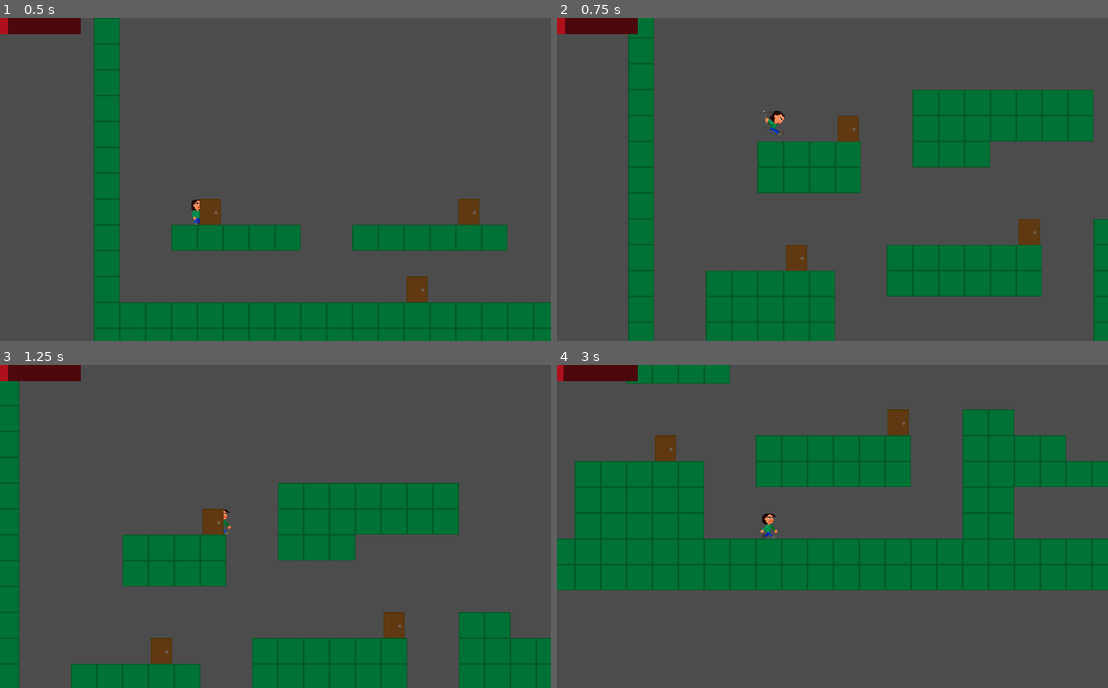
Above: before the commit, frames 1-4 (two rows, left to right).
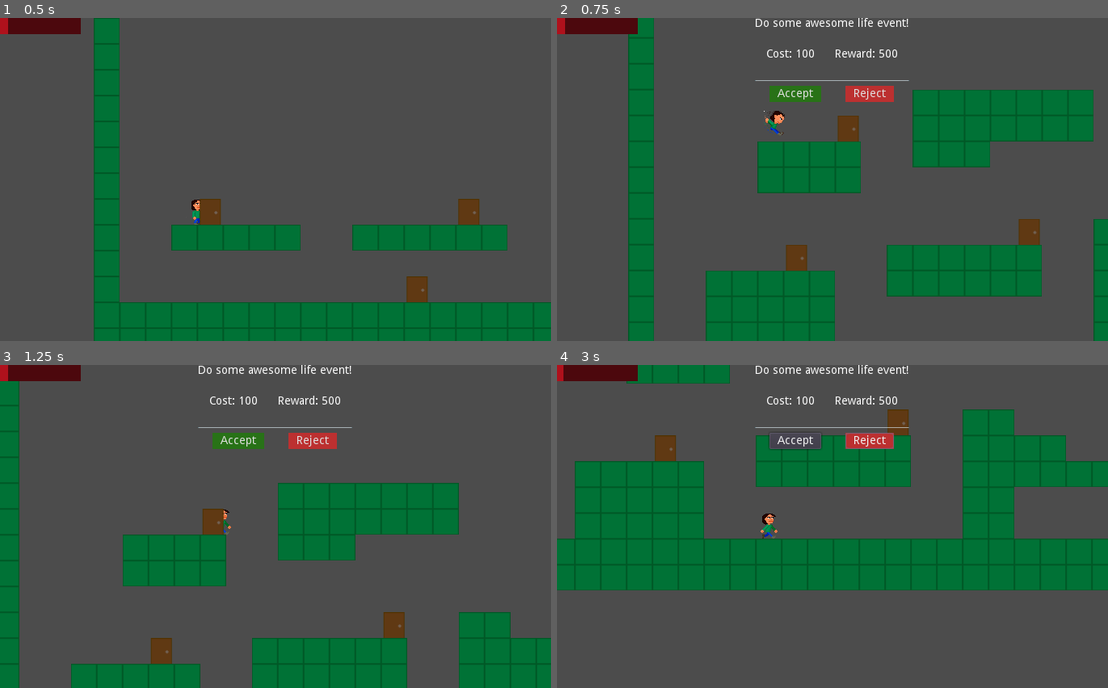
Above: after the commit, the same moments.

Repository: Jantho1990/ld44-janus
Game: Godot game, scene res://screens/MainGame.tscn
Same seed, same stepped clock (60 frames per second), same inputs: the game is played once before the commit and once after it.
Inputs (mouse positions are in pixels of both pictures, inside the frame that each line leads up to):
- Up to frame 1 (0.5 s): no input
- Up to frame 2 (0.75 s): tap Enter (ui_accept) at 0.5 s; hold Right (ui_right) from 0.53 s (still down); tap E (interact) at 0.6 s
- Up to frame 3 (1.25 s): keep holding Right (ui_right); tap Enter (ui_accept) at 0.77 s
- Up to frame 4 (3 s): release Right (ui_right) at 1.25 s; click (793, 442) at 1.25 s, where only the run after the commit has a clickable "Accept"; click (793, 442) at 2 s, where only the run after the commit has a clickable "Accept"; hold Right (ui_right) from 2.78 s (still down); tap E (interact) at 2.85 s

Frame 1 is identical in both runs. In frame 2, 1.5% of the frame differs, in the area x 35-64%, y 0-26%; in frame 3, 1.5%; in frame 4, 1.5%.

Commit message:
life event text from file is now displayed in the life event scene on display

Diff:
--- a/screens/MainGame.tscn
+++ b/screens/MainGame.tscn
@@ -2,10 +2,10 @@
 
 [ext_resource path="res://screens/MainGame.gd" type="Script" id=1]
 [ext_resource path="res://ui/LifeBar.tscn" type="PackedScene" id=2]
-[ext_resource path="res://maps/WorldMap.gd" type="Script" id=3]
-[ext_resource path="res://entities/player/Player.tscn" type="PackedScene" id=4]
-[ext_resource path="res://scripts/PassageOfTime.gd" type="Script" id=5]
-[ext_resource path="res://systems/life_events/LifeEventsHandler.tscn" type="PackedScene" id=6]
+[ext_resource path="res://systems/life_events/LifeEventsHandler.tscn" type="PackedScene" id=3]
+[ext_resource path="res://maps/WorldMap.gd" type="Script" id=4]
+[ext_resource path="res://entities/player/Player.tscn" type="PackedScene" id=5]
+[ext_resource path="res://scripts/PassageOfTime.gd" type="Script" id=6]
 
 [node name="MainGame" type="Node"]
 script = ExtResource( 1 )
@@ -14,17 +14,17 @@
 
 [node name="LifeBar" parent="InterfaceLayer" instance=ExtResource( 2 )]
 
+[node name="LifeEventsHandler" parent="InterfaceLayer" instance=ExtResource( 3 )]
+
 [node name="WorldMap" type="Node" parent="."]
-script = ExtResource( 3 )
+script = ExtResource( 4 )
 maps = [ "res://maps/test/TestMap1.tscn", "res://maps/test/TestMap2.tscn" ]
 
-[node name="Player" parent="WorldMap" instance=ExtResource( 4 )]
+[node name="Player" parent="WorldMap" instance=ExtResource( 5 )]
 
 [node name="PassageOfTime" type="Timer" parent="."]
 wait_time = 1.5
 autostart = true
-script = ExtResource( 5 )
-
-[node name="LifeEventsHandler" parent="." instance=ExtResource( 6 )]
+script = ExtResource( 6 )
 
 [connection signal="timeout" from="PassageOfTime" to="PassageOfTime" method="_on_PassageOfTime_timeout"]
--- a/systems/life_events/LifeEvent.gd
+++ b/systems/life_events/LifeEvent.gd
@@ -1,5 +1,17 @@
 extends Control
+
+###
+# Onready Properties
+###
+onready var text_value = $MarginContainer/CenterContainer/VBoxContainer/TextValue
+onready var cost_value = $MarginContainer/CenterContainer/VBoxContainer/MarginContainer/HBoxContainer/CostContainer/CostValue
+onready var reward_value = $MarginContainer/CenterContainer/VBoxContainer/MarginContainer/HBoxContainer/RewardContainer/RewardValue
 
 export(int) var cost = 200
 export(int) var reward = 1000
 export(String) var text = "Your message goes here."
+
+func _ready():
+	text_value.text = text
+	cost_value.text = String(cost)
+	reward_value.text = String(reward)
--- a/systems/life_events/LifeEvent.tscn
+++ b/systems/life_events/LifeEvent.tscn
@@ -29,58 +29,88 @@
 
 [node name="CenterContainer" type="CenterContainer" parent="MarginContainer"]
 margin_right = 682.0
+margin_bottom = 121.0
+
+[node name="VBoxContainer" type="VBoxContainer" parent="MarginContainer/CenterContainer"]
+margin_left = 245.0
+margin_top = 8.0
+margin_right = 437.0
 margin_bottom = 112.0
 
-[node name="VBoxContainer" type="VBoxContainer" parent="MarginContainer/CenterContainer"]
-margin_left = 243.0
-margin_top = 24.0
-margin_right = 438.0
-margin_bottom = 88.0
-
-[node name="Label" type="Label" parent="MarginContainer/CenterContainer/VBoxContainer"]
-margin_right = 195.0
+[node name="TextValue" type="Label" parent="MarginContainer/CenterContainer/VBoxContainer"]
+margin_right = 192.0
 margin_bottom = 14.0
 text = "You did some awesome thing!"
 valign = 1
 
-[node name="CostsRewards" type="HBoxContainer" parent="MarginContainer/CenterContainer/VBoxContainer"]
+[node name="MarginContainer" type="MarginContainer" parent="MarginContainer/CenterContainer/VBoxContainer"]
 margin_top = 18.0
-margin_right = 195.0
-margin_bottom = 32.0
+margin_right = 192.0
+margin_bottom = 72.0
+custom_constants/margin_top = 20
+custom_constants/margin_bottom = 20
 
-[node name="Cost" type="Label" parent="MarginContainer/CenterContainer/VBoxContainer/CostsRewards"]
-margin_right = 78.0
+[node name="HBoxContainer" type="HBoxContainer" parent="MarginContainer/CenterContainer/VBoxContainer/MarginContainer"]
+margin_top = 20.0
+margin_right = 192.0
+margin_bottom = 34.0
+custom_constants/separation = 25
+alignment = 1
+
+[node name="CostContainer" type="HBoxContainer" parent="MarginContainer/CenterContainer/VBoxContainer/MarginContainer/HBoxContainer"]
+margin_left = 10.0
+margin_right = 70.0
 margin_bottom = 14.0
-text = "Pay 400 life."
 
-[node name="Reward" type="Label" parent="MarginContainer/CenterContainer/VBoxContainer/CostsRewards"]
-margin_left = 82.0
-margin_right = 195.0
+[node name="CostLabel" type="Label" parent="MarginContainer/CenterContainer/VBoxContainer/MarginContainer/HBoxContainer/CostContainer"]
+margin_right = 32.0
 margin_bottom = 14.0
-text = "Gain 1000 points."
+text = "Cost:"
+
+[node name="CostValue" type="Label" parent="MarginContainer/CenterContainer/VBoxContainer/MarginContainer/HBoxContainer/CostContainer"]
+margin_left = 36.0
+margin_right = 60.0
+margin_bottom = 14.0
+text = "400"
+
+[node name="RewardContainer" type="HBoxContainer" parent="MarginContainer/CenterContainer/VBoxContainer/MarginContainer/HBoxContainer"]
+margin_left = 95.0
+margin_right = 181.0
+margin_bottom = 14.0
+
+[node name="RewardLabel" type="Label" parent="MarginContainer/CenterContainer/VBoxContainer/MarginContainer/HBoxContainer/RewardContainer"]
+margin_right = 50.0
+margin_bottom = 14.0
+text = "Reward:"
+
+[node name="RewardValue" type="Label" parent="MarginContainer/CenterContainer/VBoxContainer/MarginContainer/HBoxContainer/RewardContainer"]
+margin_left = 54.0
+margin_right = 86.0
+margin_bottom = 14.0
+text = "1000"
 
 [node name="HSeparator" type="HSeparator" parent="MarginContainer/CenterContainer/VBoxContainer"]
-margin_top = 36.0
-margin_right = 195.0
-margin_bottom = 40.0
+margin_top = 76.0
+margin_right = 192.0
+margin_bottom = 80.0
 
 [node name="Choices" type="HBoxContainer" parent="MarginContainer/CenterContainer/VBoxContainer"]
-margin_top = 44.0
-margin_right = 195.0
-margin_bottom = 64.0
+margin_top = 84.0
+margin_right = 192.0
+margin_bottom = 104.0
 custom_constants/separation = 30
 alignment = 1
 
 [node name="Button" type="Button" parent="MarginContainer/CenterContainer/VBoxContainer/Choices"]
-margin_left = 20.0
-margin_right = 84.0
+margin_left = 19.0
+margin_right = 83.0
 margin_bottom = 20.0
 custom_styles/normal = SubResource( 1 )
 text = "Accept"
 
 [node name="Reject" type="Button" parent="MarginContainer/CenterContainer/VBoxContainer/Choices"]
-margin_left = 114.0
-margin_right = 174.0
+margin_left = 113.0
+margin_right = 173.0
 margin_bottom = 20.0
 custom_styles/normal = SubResource( 2 )
 text = "Reject"
--- a/systems/life_events/LifeEventsHandler.gd
+++ b/systems/life_events/LifeEventsHandler.gd
@@ -24,6 +24,8 @@
 # Called when the node enters the scene tree for the first time.
 func _ready():
 	load_events_from_directory()
+
+	EventBus.listen("door_accessed", self, "on_Door_accessed")
 
 # Called every frame. 'delta' is the elapsed time since the previous frame.
 #func _process(delta):
@@ -68,3 +70,6 @@
 
 	add_child(life_event)
 	life_event_active = true
+
+func on_Door_accessed(data):
+	display("LifeEventTest1")
